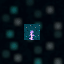
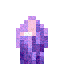
Layered file, before and after one edit (64px x 64px). Changes by layer:
hid group "16x vanilla" (4 layers) over [24, 24, 40, 40]
hid "calibrated_sculk_sensor_top.png" over [24, 24, 40, 40]
hid "calibrated_sculk_sensor_input_side.png" over [24, 32, 40, 40]
added group "64x" with 3 layers in group "Calibrated sensor" over [16, 16, 48, 64]
added layer "calibrated_sculk_sensor_amethyst.png #1" in group "64x" over [16, 16, 48, 64]
hid group "Cooldown Sensors" (7 layers) over [0, 0, 64, 64]
hid group "Active Sensors" (7 layers) over [0, 0, 64, 64]
hid group "My Standard Inactive Blocks" (7 layers) over [0, 0, 64, 64]
hid "Layer", painted on it over [0, 0, 64, 64]
